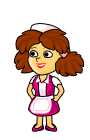
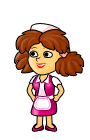
Layers edited between the first and the second 90 x 140 image:
added layer "Слой 15" (17%) in group "Голова (копия) 3" over [39, 29, 68, 49]
painted on "Слой 3" over [38, 29, 68, 55]
added layer "Слой 16" (20%) in group "Голова (копия) 3" over [56, 60, 78, 73]
added layer "Слой 17" (31%) in group "Голова (копия) 3" over [16, 30, 39, 51]
painted on "Слой 2" over [16, 30, 44, 53]
painted on "Фигура 3 (копия)" over [30, 51, 38, 57]
painted on "Фигура 3" over [44, 51, 52, 57]
painted on "Фигура 16" over [39, 74, 49, 79]
added layer "Слой 18" (38%) in group "Голова (копия) 3" over [15, 49, 31, 72]
painted on "Слой 5" over [15, 51, 35, 73]
painted on "Фигура 20 (копия)" over [33, 98, 49, 111]
painted on "Фигура 20" over [30, 98, 51, 113]
painted on "Фигура 18" over [37, 76, 50, 99]
added layer "Слой 13" (49%) in group "туловище и ноги (копия) 3" over [33, 79, 54, 90]
painted on "Слой 10" over [31, 87, 55, 100]
added layer "Слой 14" (51%) in group "туловище и ноги (копия) 3" over [30, 97, 44, 117]
painted on "Слой 11" over [36, 94, 60, 117]
painted on "Фигура 22" over [29, 96, 59, 116]
